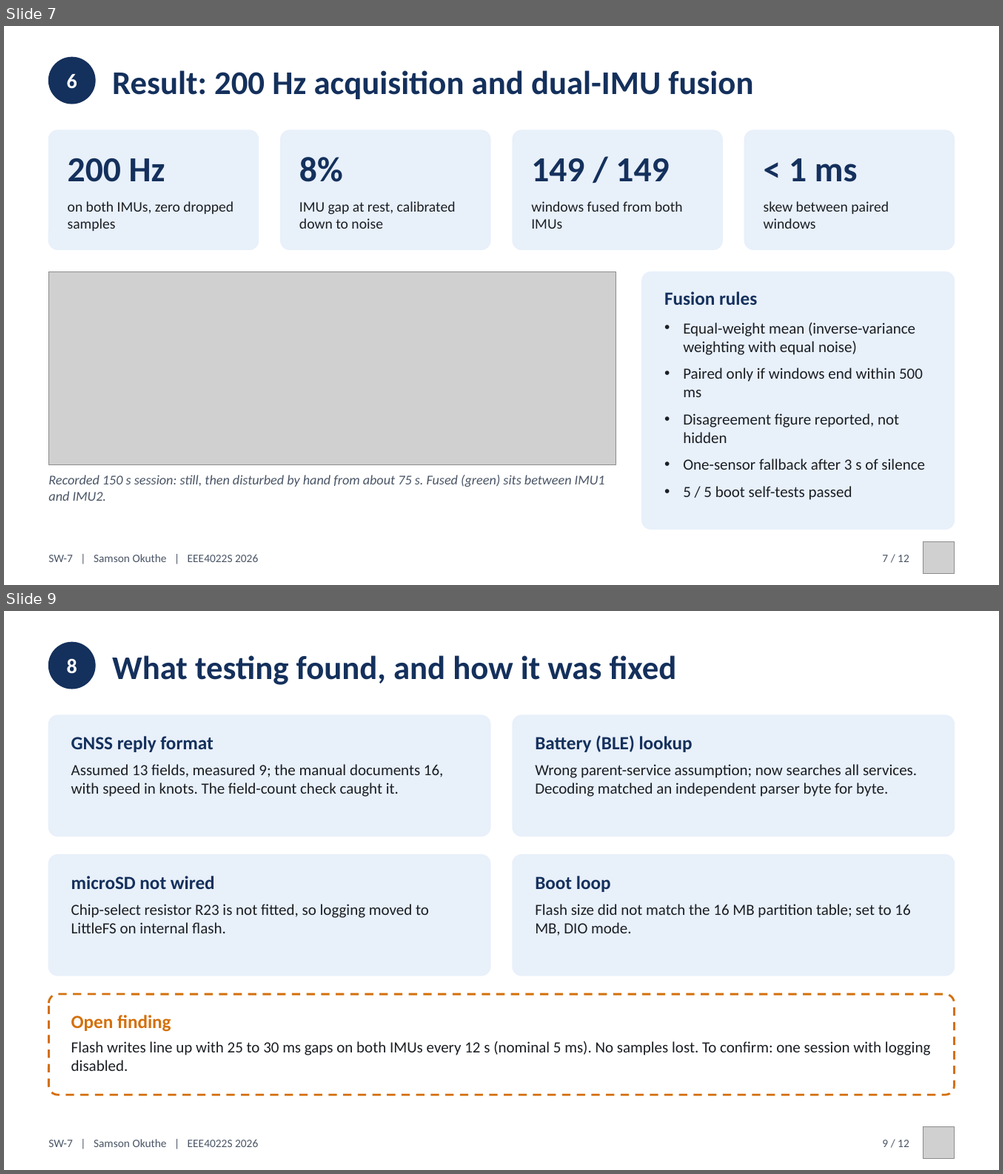
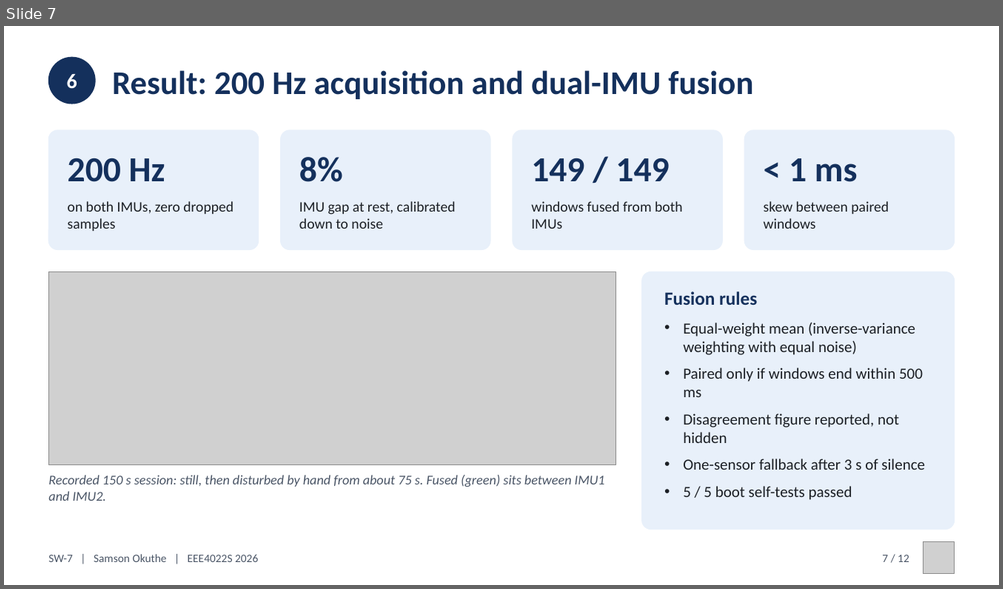
Before and after one commit to 0geder/Tukzie-HPEC-HUD, a slide deck: Presentation/SW7_Final_Presentation.pptx. Shown one above the other, each under a label of ours: slides 7 and 9 before the commit, slide 7 after it; the slides between them are not shown. The pictures are 1003x1174 and 1003x589 pixels, drawn with LibreOffice and Linux fonts; fonts in the diff are those of the drawing; grey boxes stand for pictures. Boxes give left, top, right and bottom in pixels: in the first picture for what was removed or moved away, otherwise in the second. Text is boxed around its words. In the diff, an @@ line names an element or a change of style, - is before the commit and + after.

```diff
--- a/Presentation/SW7_Final_Presentation.pptx
+++ b/Presentation/SW7_Final_Presentation.pptx
@@ slide 9 removed at (4, 611, 999, 1170), background #FFFFFF @@
@@ ellipse removed at (48, 642, 95, 689) @@
@@ text removed at (67, 658, 77, 674) @@
-8
@@ text removed at (112, 655, 677, 685) @@
-What testing found, and how it was fixed
@@ rounded rectangle removed at (48, 715, 490, 836) @@
@@ rounded rectangle removed at (513, 715, 955, 836) @@
@@ text removed at (71, 736, 213, 752) @@
-GNSS reply format
@@ text removed at (535, 735, 692, 752) @@
-Battery (BLE) lookup
@@ text removed at (71, 764, 443, 797) @@
-Assumed 13 fields, measured 9; the manual documents 16, with speed in knots. The field-count check caught it.
@@ text removed at (535, 764, 916, 797) @@
-Wrong parent-service assumption; now searches all services. Decoding matched an independent parser byte for byte.
@@ rounded rectangle removed at (48, 855, 490, 976) @@
@@ text removed at (71, 876, 215, 889) @@
-microSD not wired
@@ rounded rectangle removed at (513, 855, 955, 976) @@
@@ text removed at (535, 876, 611, 892) @@
-Boot loop
@@ text removed at (71, 904, 429, 934) @@
-Chip-select resistor R23 is not fitted, so logging moved to LittleFS on internal flash.
@@ text removed at (535, 904, 910, 936) @@
-Flash size did not match the 16 MB partition table; set to 16 MB, DIO mode.
@@ rounded rectangle removed at (48, 994, 954, 1095) @@
@@ text removed at (71, 1015, 171, 1032) @@
-Open finding
@@ text removed at (71, 1042, 930, 1071) @@
-Flash writes line up with 25 to 30 ms gaps on both IMUs every 12 s (nominal 5 ms). No samples lost. To confirm: one session with logging disabled.
@@ text removed at (48, 1139, 258, 1147) @@
-SW-7 | Samson Okuthe | EEE4022S 2026
@@ text removed at (882, 1140, 909, 1147) @@
-9 / 12
@@ picture removed at (922, 1128, 954, 1159) @@
```
Also in this commit, not shown: 6 slides changed, 3 slides added, 2 other slides removed, 10 other files.
